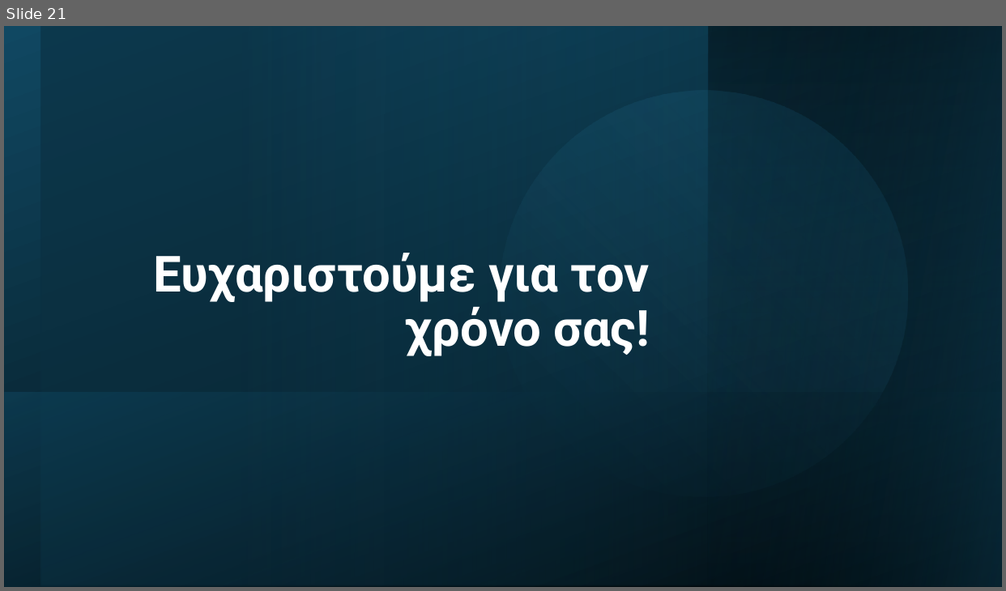
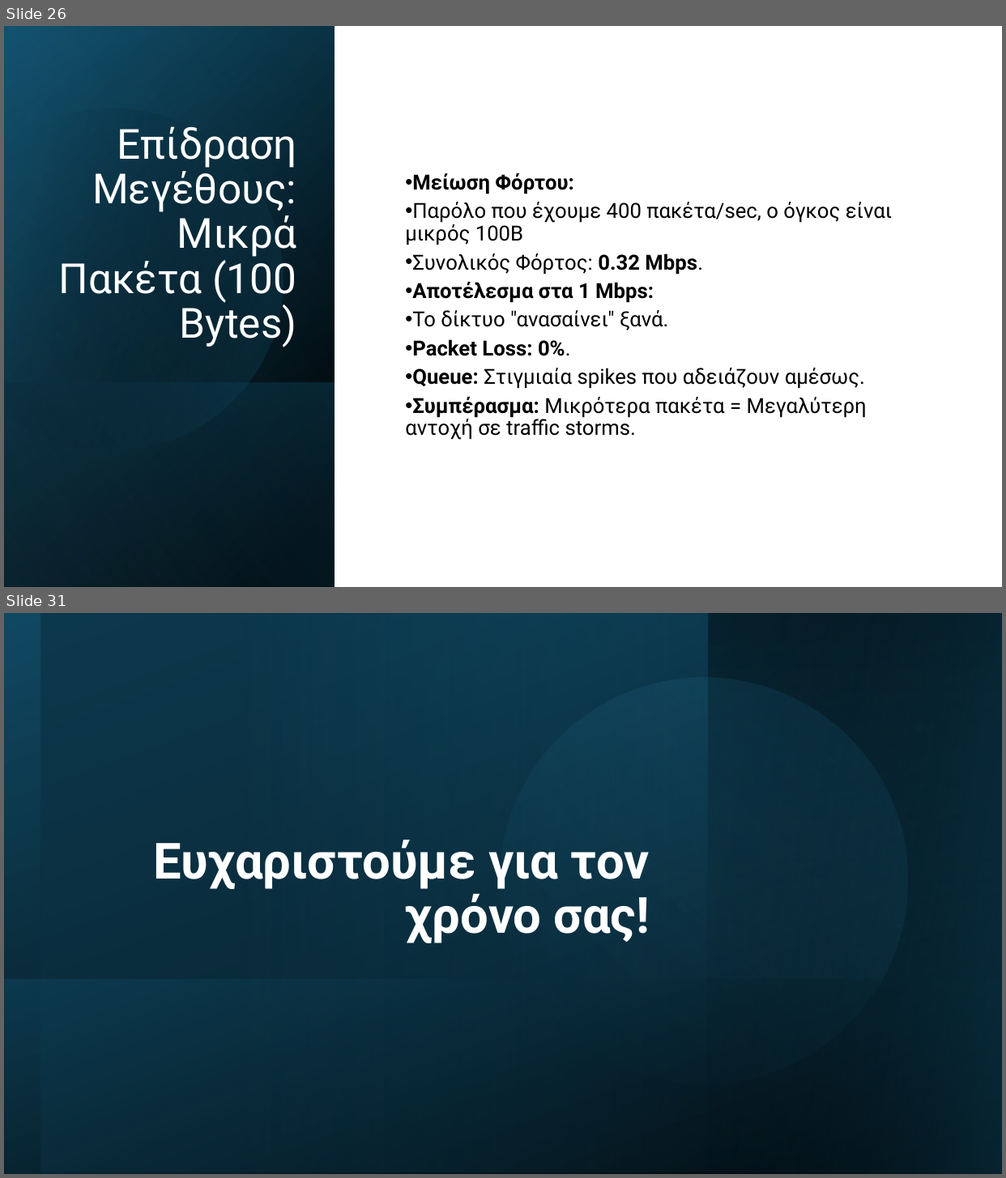
Before and after one commit to AlexandrosChal/Event-driven-network-simulation-in-Python-and-SimPy, a slide deck: Παρουσίαση.pptx. Shown one above the other, each under a label of ours: slide 21 before the commit, slides 26 and 31 after it; the slides between them are not shown. The pictures are 1006x591 and 1006x1178 pixels, drawn with LibreOffice and Linux fonts; fonts in the diff are those of the drawing. Boxes give left, top, right and bottom in pixels: in the first picture for what was removed or moved away, otherwise in the second. Text is boxed around its words. In the diff, an @@ line names an element or a change of style, - is before the commit and + after.

```diff
--- a/Παρουσίαση.pptx
+++ b/Παρουσίαση.pptx
@@ slide 26 added at <box>4,26,1002,587</box>, background #FFFFFF @@
@@ rectangle added at <box>4,26,1002,587</box>, fill #FFFFFF @@
@@ rectangle added at <box>4,26,335,587</box>, fill gradient #000000 to #104862 @@
@@ rectangle added at <box>4,27,335,587</box>, fill gradient #000000 to #156082 @@
@@ rectangle added at <box>4,26,335,587</box>, fill gradient #000000 to #46B1E1 @@
@@ freeform shape added at <box>4,68,324,485</box>, fill gradient #000000 to #156082 @@
@@ title added at <box>59,126,297,348</box>, 40 pt, text #FFFFFF @@
+Επίδραση Μεγέθους: Μικρά Πακέτα (100 Bytes)
@@ subtitle added at <box>405,173,892,440</box>, 20 pt, text #000000 @@
+• Μείωση Φόρτου:
+• Παρόλο που έχουμε 400 πακέτα/sec, ο όγκος είναι μικρός 100B
+• Συνολικός Φόρτος: 0.32 Mbps.
+• Αποτέλεσμα στα 1 Mbps:
+• Το δίκτυο "ανασαίνει" ξανά.
+• Packet Loss: 0%.
+• Queue: Στιγμιαία spikes που αδειάζουν αμέσως.
+• Συμπέρασμα: Μικρότερα πακέτα = Μεγαλύτερη αντοχή σε traffic storms.
@@ rectangle added at <box>4,382,335,587</box>, fill gradient #156082 to #000000 @@
@@ what was slide 21 is now slide 31 @@
```
Also in this commit, not shown: 10 other slides added, 1 slide removed, 3 other files.
